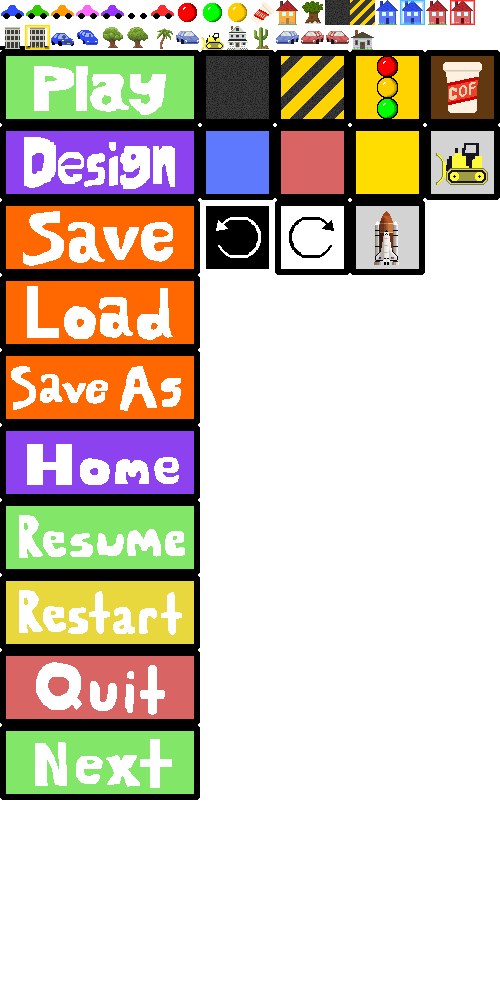
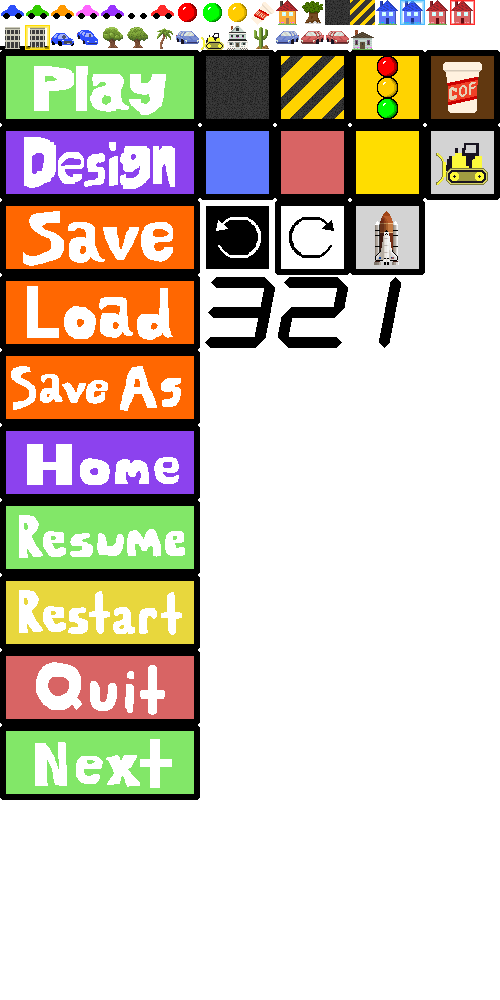
Revision of a layered 500 x 1000 image; what changed, layer by layer:
added layer "1" above "2" over <box>379,277,401,348</box>
added layer "2" above "3" over <box>278,277,348,348</box>
added layer "3" above "player car left" over <box>205,277,275,348</box>
